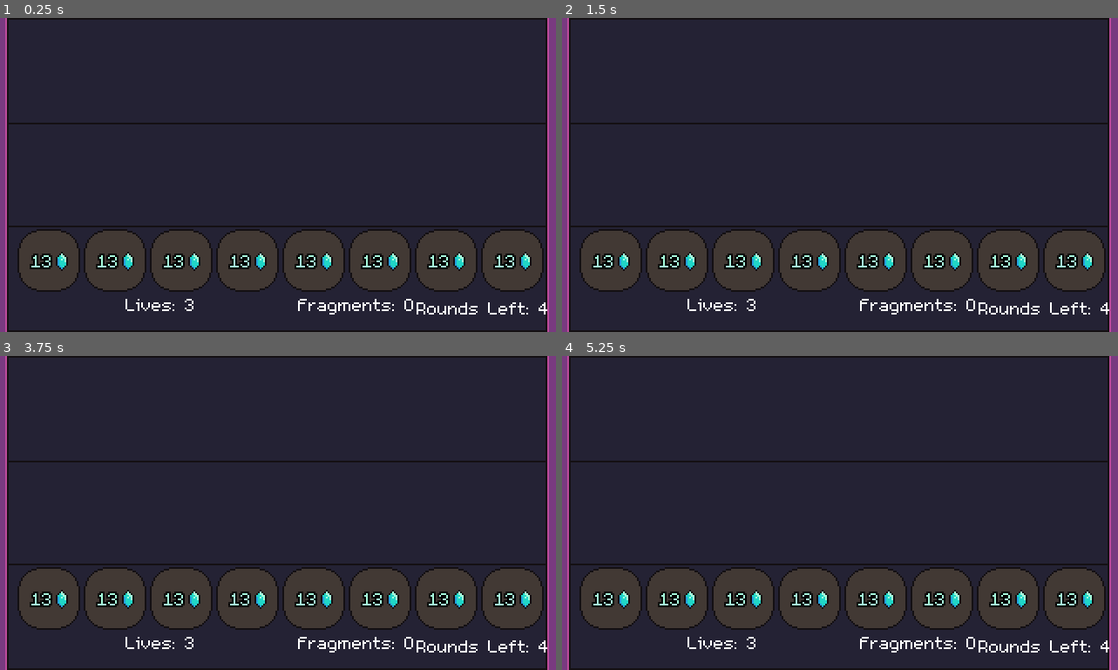
Above: before the commit, frames 1-4 (two rows, left to right).
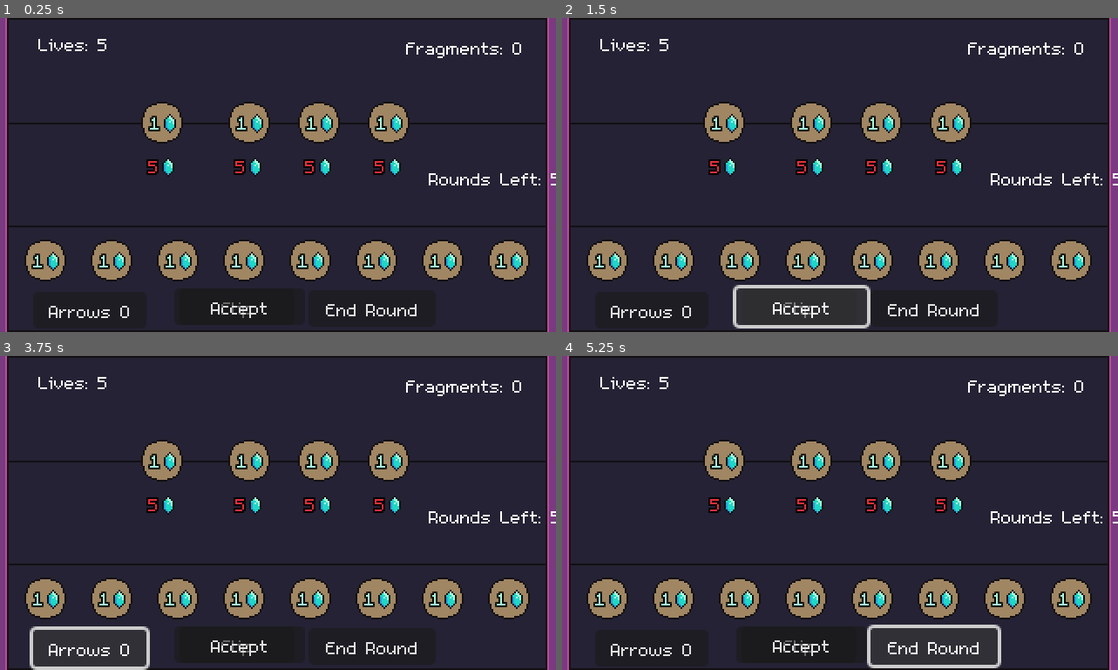
Above: after the commit, the same moments.

Repository: bdunko/Charon-s-Obol
Game: Godot game, scene res://main.tscn
The game is run twice, just before and just after one commit, with the same random seed, the same clock (stepped at 60 frames per second) and the same inputs.
Inputs (mouse positions are in pixels of both pictures, inside the frame that each line leads up to):
- Up to frame 1 (0.25 s): no input
- Up to frame 2 (1.5 s): click (934, 306) at 0.5 s, where only the run after the commit has a clickable "End Round"; click (801, 306) at 1.25 s, where only the run after the commit has a clickable "Accept"
- Up to frame 3 (3.75 s): click (239, 644) at 2 s, where only the run after the commit has a clickable "Accept"; click (239, 644) at 2.75 s, where only the run after the commit has a clickable "Flip"; click (88, 648) at 3.5 s, where only the run after the commit has a clickable "Arrows 0"
- Up to frame 4 (5.25 s): click (801, 644) at 4.25 s, where only the run after the commit has a clickable "Flip"; click (934, 644) at 5 s, where only the run after the commit has a clickable "End Round"

The runs differ from the first frame. In frame 1, 21% of the frame differs, in the area x 3-100%, y 6-96%; in frame 2, 21%; in frame 3, 21%; in frame 4, 21%, in the area x 3-100%, y 6-100%.
Error after the commit: Parse Error: Could not parse global class "Shop" from "res://shop.gd". (res://main.gd:8)

Commit message:
Fixed shop

Diff:
--- a/coin.gd
+++ b/coin.gd
@@ -32,7 +32,7 @@
 	if not _heads:
 		_FACE_LABEL.text = _FACE_FORMAT % [_RED, "%d" % get_life_loss(), _coin.get_tails_icon_path()]
 	elif _coin.get_power() != Global.Power.NONE:
-		_FACE_LABEL.text = _FACE_FORMAT % [_YELLOW if _power_uses_remaining != 0 else _GRAY, "%dx" % _power_uses_remaining, _coin.get_heads_icon_path()]
+		_FACE_LABEL.text = _FACE_FORMAT % [_YELLOW if _power_uses_remaining != 0 else _GRAY, "%d" % _power_uses_remaining, _coin.get_heads_icon_path()]
 	else:
 		_FACE_LABEL.text = _FACE_FORMAT % [_BLUE, "%d" % _coin.get_fragments(), _coin.get_heads_icon_path()]
 
--- a/coin.tscn
+++ b/coin.tscn
@@ -4,7 +4,7 @@
 [ext_resource type="Texture2D" uid="uid://d0e73sw1twm8f" path="res://assets/coins/tetrobol.png" id="2_3pbpe"]
 
 [node name="Coin" type="Control"]
-custom_minimum_size = Vector2(32, 32)
+custom_minimum_size = Vector2(36, 36)
 layout_mode = 3
 anchors_preset = 0
 offset_right = 36.0
@@ -28,6 +28,7 @@
 offset_bottom = -11.0
 grow_horizontal = 2
 grow_vertical = 2
+mouse_filter = 2
 theme_override_colors/font_outline_color = Color(0, 0, 0, 1)
 theme_override_constants/outline_size = 4
 bbcode_enabled = true
@@ -36,12 +37,11 @@
 scroll_active = false
 
 [node name="ClickableArea" type="Area2D" parent="Sprite"]
-visible = false
 position = Vector2(-16, -16)
 
 [node name="Polygon" type="CollisionPolygon2D" parent="Sprite/ClickableArea"]
 position = Vector2(-7, -7)
-polygon = PackedVector2Array(30, 7, 36, 10, 39, 17, 39, 30, 36, 36, 30, 39, 16, 39, 10, 36, 7, 30, 7, 16, 10, 10, 16, 7)
+polygon = PackedVector2Array(30, 5, 37, 9, 41, 16, 41, 30, 37, 37, 30, 41, 16, 41, 9, 37, 5, 30, 5, 16, 9, 9, 16, 5)
 
 [node name="LockedIcon" type="Polygon2D" parent="."]
 visible = false
--- a/main.gd
+++ b/main.gd
@@ -155,15 +155,7 @@
 	_active_coin_power = Global.Power.NONE
 
 	# make a single starting coin
-	_gain_coin(Global.make_coin(Global.GENERIC_FAMILY, Global.Denomination.TETROBOL))
-	_gain_coin(Global.make_coin(Global.GENERIC_FAMILY, Global.Denomination.TETROBOL))
-	_gain_coin(Global.make_coin(Global.GENERIC_FAMILY, Global.Denomination.TETROBOL))
-	_gain_coin(Global.make_coin(Global.GENERIC_FAMILY, Global.Denomination.TETROBOL))
-	_gain_coin(Global.make_coin(Global.GENERIC_FAMILY, Global.Denomination.TETROBOL))
-	_gain_coin(Global.make_coin(Global.GENERIC_FAMILY, Global.Denomination.TETROBOL))
-	_gain_coin(Global.make_coin(Global.GENERIC_FAMILY, Global.Denomination.TETROBOL))
-	_gain_coin(Global.make_coin(Global.GENERIC_FAMILY, Global.Denomination.TETROBOL))
-
+	_gain_coin(Global.make_coin(Global.GENERIC_FAMILY, Global.Denomination.OBOL))
 
 	_ROUNDS_LABEL.show()
 	_FRAGMENT_LABEL.show()
--- a/main.tscn
+++ b/main.tscn
@@ -23,51 +23,51 @@
 
 [node name="FlipButton" type="Button" parent="UI"]
 texture_filter = 1
-offset_left = 361.0
-offset_top = 28.0
-offset_right = 427.0
-offset_bottom = 49.0
+offset_left = 104.0
+offset_top = 155.0
+offset_right = 170.0
+offset_bottom = 176.0
 text = "Flip"
 
 [node name="AcceptButton" type="Button" parent="UI"]
 texture_filter = 1
-offset_left = 385.0
-offset_top = 56.0
-offset_right = 460.0
-offset_bottom = 77.0
+offset_left = 101.0
+offset_top = 155.0
+offset_right = 176.0
+offset_bottom = 176.0
 text = "Accept"
 
 [node name="EndRoundButton" type="Button" parent="UI"]
 texture_filter = 1
-offset_left = 370.0
-offset_top = 86.0
-offset_right = 443.0
-offset_bottom = 107.0
+offset_left = 178.0
+offset_top = 156.0
+offset_right = 251.0
+offset_bottom = 177.0
 text = "End Round"
 
 [node name="LivesLabel" type="Label" parent="UI"]
 texture_filter = 1
-offset_left = 59.0
-offset_top = 157.0
-offset_right = 127.0
-offset_bottom = 176.0
+offset_left = 9.0
+offset_top = 8.0
+offset_right = 77.0
+offset_bottom = 27.0
 text = "Lives: 5"
 horizontal_alignment = 1
 
 [node name="FragmentsLabel" type="Label" parent="UI"]
 texture_filter = 1
-offset_left = 172.0
-offset_top = 157.0
-offset_right = 240.0
-offset_bottom = 176.0
+offset_left = 234.0
+offset_top = 10.0
+offset_right = 302.0
+offset_bottom = 29.0
 text = "Fragments: 0"
 
 [node name="PowerLabel" type="Label" parent="UI"]
 texture_filter = 1
-offset_left = -59.0
-offset_top = 4.0
-offset_right = 385.0
-offset_bottom = 33.0
+offset_left = -65.0
+offset_top = -61.0
+offset_right = 379.0
+offset_bottom = -32.0
 theme_override_font_sizes/font_size = 32
 text = "Power: "
 horizontal_alignment = 1
@@ -91,10 +91,10 @@
 
 [node name="RoundsLabel" type="Label" parent="UI"]
 texture_filter = 1
-offset_left = 240.0
-offset_top = 159.0
-offset_right = 316.0
-offset_bottom = 178.0
+offset_left = 247.0
+offset_top = 85.0
+offset_right = 323.0
+offset_bottom = 104.0
 text = "Rounds Left: 5"
 
 [node name="ResultLabel" type="Label" parent="UI"]
@@ -119,18 +119,18 @@
 
 [node name="ArrowsButton" type="Button" parent="UI"]
 texture_filter = 1
-offset_left = 362.0
-offset_top = 124.0
-offset_right = 427.0
-offset_bottom = 145.0
+offset_left = 20.0
+offset_top = 157.0
+offset_right = 85.0
+offset_bottom = 178.0
 text = "Arrows 0"
 
 [node name="WarningLabel" type="Label" parent="UI"]
 texture_filter = 1
-offset_left = -68.0
-offset_top = 33.0
-offset_right = 380.0
-offset_bottom = 49.0
+offset_left = -74.0
+offset_top = -30.0
+offset_right = 374.0
+offset_bottom = -14.0
 text = "Can't do that!"
 horizontal_alignment = 1
 
@@ -150,7 +150,7 @@
 size_flags_horizontal = 4
 size_flags_vertical = 4
 mouse_filter = 2
-theme_override_constants/separation = 6
+theme_override_constants/separation = 2
 alignment = 1
 
 [node name="Coin" parent="Table/CoinRow" instance=ExtResource("3_43qkv")]
@@ -178,22 +178,33 @@
 layout_mode = 2
 
 [node name="Shop" type="HBoxContainer" parent="Table"]
-offset_left = 32.0
-offset_top = -268.0
-offset_right = 552.0
-offset_bottom = -48.0
-mouse_filter = 2
-theme_override_constants/separation = 20
+offset_left = 76.0
+offset_top = 40.0
+offset_right = 242.0
+offset_bottom = 100.0
+mouse_filter = 2
+theme_override_constants/separation = 14
 alignment = 1
 script = ExtResource("3_ie1li")
 
-[node name="ShopItem" parent="Table/Shop" instance=ExtResource("3_d2o1n")]
-layout_mode = 2
-
-[node name="ShopItem2" parent="Table/Shop" instance=ExtResource("3_d2o1n")]
-layout_mode = 2
-
-[node name="ShopItem3" parent="Table/Shop" instance=ExtResource("3_d2o1n")]
+[node name="GenericCoinContainer" type="HBoxContainer" parent="Table/Shop"]
+layout_mode = 2
+mouse_filter = 2
+
+[node name="GenericCoinShopItem" parent="Table/Shop/GenericCoinContainer" instance=ExtResource("3_d2o1n")]
+layout_mode = 2
+
+[node name="GodCoinContainer" type="HBoxContainer" parent="Table/Shop"]
+layout_mode = 2
+mouse_filter = 2
+
+[node name="GodCoinShopItem1" parent="Table/Shop/GodCoinContainer" instance=ExtResource("3_d2o1n")]
+layout_mode = 2
+
+[node name="GodCoinShopItem2" parent="Table/Shop/GodCoinContainer" instance=ExtResource("3_d2o1n")]
+layout_mode = 2
+
+[node name="GodCoinShopItem3" parent="Table/Shop/GodCoinContainer" instance=ExtResource("3_d2o1n")]
 layout_mode = 2
 
 [connection signal="pressed" from="UI/FlipButton" to="." method="_on_flip_button_pressed"]
--- a/project.godot
+++ b/project.godot
@@ -23,6 +23,8 @@
 
 window/size/viewport_width=320
 window/size/viewport_height=180
+window/size/window_width_override=1920
+window/size/window_height_override=1080
 window/stretch/mode="viewport"
 
 [gui]
--- a/shop.gd
+++ b/shop.gd
@@ -4,25 +4,35 @@
 signal coin_purchased
 
 @onready var _SHOP_ITEM = preload("res://shop_item.tscn")
+@onready var _GENERIC_COIN_CONTAINER = $GenericCoinContainer
+@onready var _GOD_COIN_CONTAINER = $GodCoinContainer
 
-const _NUM_SHOP_ITEMS = 3
+const _NUM_GENERIC_SHOP_ITEMS = 1
+const _NUM_GOD_SHOP_ITEMS = 3
 
 func randomize_shop():
-	for child in get_children():
-		child.queue_free()
+	for generic_child in _GENERIC_COIN_CONTAINER.get_children():
+		generic_child.queue_free()
+	for god_child in _GOD_COIN_CONTAINER.get_children():
+		god_child.queue_free()
 
-	for _i in _NUM_SHOP_ITEMS:
+	# todo - smarter coin generation; set possible coin denoms based on round; ie round 1 always generates obols, round 5 makes tetrobols
+
+	for _i in _NUM_GENERIC_SHOP_ITEMS:
 		var shop_item = _SHOP_ITEM.instantiate()
-		add_child(shop_item)
-
-		# always do a generic coin for the first one and a god coin for the other two
-		if _i == 0:
-			shop_item.assign_coin(Global.make_coin(Global.GENERIC_FAMILY, Global.random_shop_denomination()))
-		else:
-			shop_item.assign_coin(Global.make_coin(Global.random_god_family(), Global.random_shop_denomination()))
-
-		# todo - smarter coin shop randomization
+		_GENERIC_COIN_CONTAINER.add_child(shop_item)
+		shop_item.assign_coin(Global.make_coin(Global.GENERIC_FAMILY, Global.random_shop_denomination()))
 		shop_item.purchased.connect(_on_coin_purchased)
 
+	for _i in _NUM_GOD_SHOP_ITEMS:
+		var shop_item = _SHOP_ITEM.instantiate()
+		_GOD_COIN_CONTAINER.add_child(shop_item)
+		shop_item.assign_coin(Global.make_coin(Global.random_god_family(), Global.random_shop_denomination()))
+		shop_item.purchased.connect(_on_coin_purchased)
+
+func _notify_num_fragments(num_fragments: int) -> void:
+	#
+
 func _on_coin_purchased(item: ShopItem, price: int):
+	print("coin")
 	emit_signal("coin_purchased", item, price)
--- a/shop_item.gd
+++ b/shop_item.gd
@@ -4,22 +4,26 @@
 signal purchased
 
 @onready var _COIN: CoinEntity = $Coin
-@onready var _COST = $Cost
-@onready var _SUBTITLE = $Subtitle
-@onready var _DESCRIPTION = $Description
+@onready var _COST = $Price
 
 func take_coin() -> CoinEntity:
 	var coin = _COIN
 	remove_child(coin)
 	return coin
 
+const _PRICE_FORMAT = "[center][color=%s]%d[/color][/center][img=10x13]res://assets/icons/soul_fragment_blue_icon.png[/img]"
+const _UNAFFORDABLE_COLOR = "#e12f3b"
+const _AFFORDABLE_COLOR = "#ffffff"
 func assign_coin(coin: Global.Coin) -> void:
 	_COIN.assign_coin(coin)
 
 	# update cost/subtitle/description
-	_COST.text = "Price: %s Frags" % coin.get_store_price()
-	_SUBTITLE.text = coin.get_store_subtitle()
-	_DESCRIPTION.text = coin.get_store_description()
+	_COST.text = _PRICE_FORMAT % [_AFFORDABLE_COLOR, _COIN.get_store_price()]
+
+func _notify_num_fragments(num_fragments: int) -> void:
+	# update color of
+	var price = _COIN.get_store_price()
+	_COST.text = _PRICE_FORMAT % [_AFFORDABLE_COLOR if num_fragments >=price else _UNAFFORDABLE_COLOR, price]
 
 func _on_coin_clicked(coin: CoinEntity):
 	emit_signal("purchased", self, coin.get_store_price())
--- a/shop_item.tscn
+++ b/shop_item.tscn
@@ -4,38 +4,28 @@
 [ext_resource type="Script" path="res://shop_item.gd" id="1_p34cn"]
 
 [node name="ShopItem" type="VBoxContainer"]
-custom_minimum_size = Vector2(160, 220)
-offset_right = 160.0
-offset_bottom = 220.0
+offset_right = 32.0
+offset_bottom = 120.0
+size_flags_horizontal = 4
+size_flags_vertical = 4
 mouse_filter = 2
+theme_override_constants/separation = 0
 script = ExtResource("1_p34cn")
 
 [node name="Coin" parent="." instance=ExtResource("1_av0wv")]
-custom_minimum_size = Vector2(75, 100)
 layout_mode = 2
 size_flags_horizontal = 4
 size_flags_vertical = 4
 
-[node name="Subtitle" type="Label" parent="."]
+[node name="Price" type="RichTextLabel" parent="."]
 texture_filter = 1
+clip_contents = false
+custom_minimum_size = Vector2(0, 20)
 layout_mode = 2
-text = "A Cool Subtitle"
-horizontal_alignment = 1
-autowrap_mode = 2
-
-[node name="Cost" type="Label" parent="."]
-texture_filter = 1
-layout_mode = 2
-text = "Cost: 5"
-horizontal_alignment = 1
-autowrap_mode = 2
-
-[node name="Description" type="Label" parent="."]
-texture_filter = 1
-layout_mode = 2
-text = "Heads: +5 Fragments
-Tails: -5 Life"
-horizontal_alignment = 1
+theme_override_colors/font_outline_color = Color(0, 0, 0, 1)
+theme_override_constants/outline_size = 4
+bbcode_enabled = true
+text = "[center][color=#e12f3b]5[/color][/center][img=10x13]res://assets/icons/soul_fragment_blue_icon.png[/img]"
 autowrap_mode = 2
 
 [connection signal="clicked" from="Coin" to="." method="_on_coin_clicked"]
